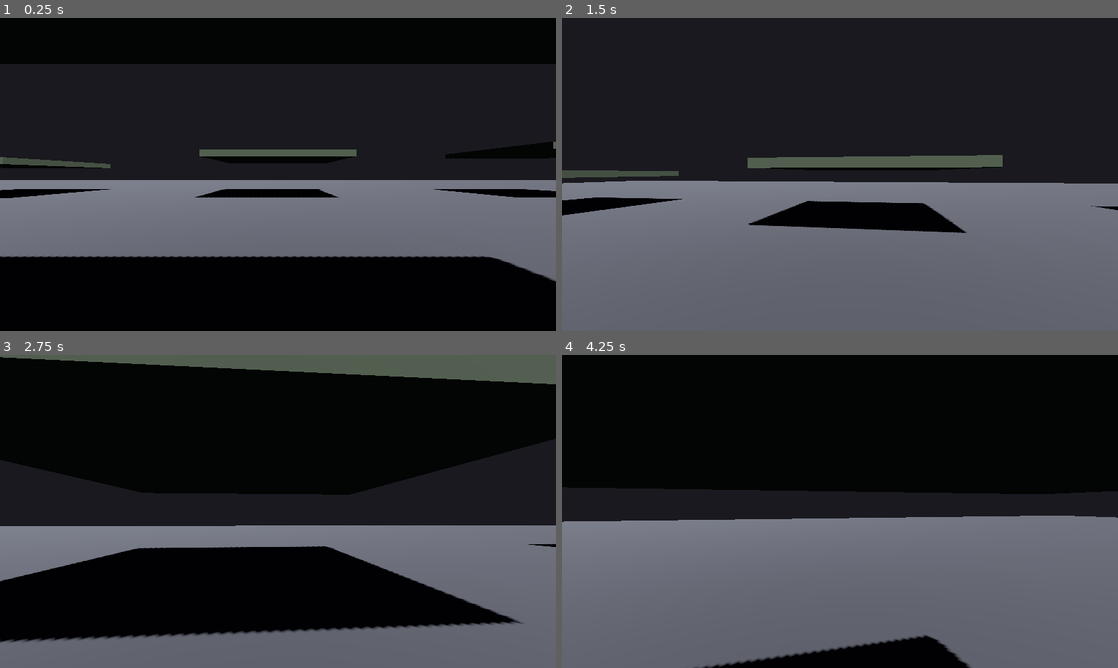
Above: before the commit, frames 1-4 (two rows, left to right).
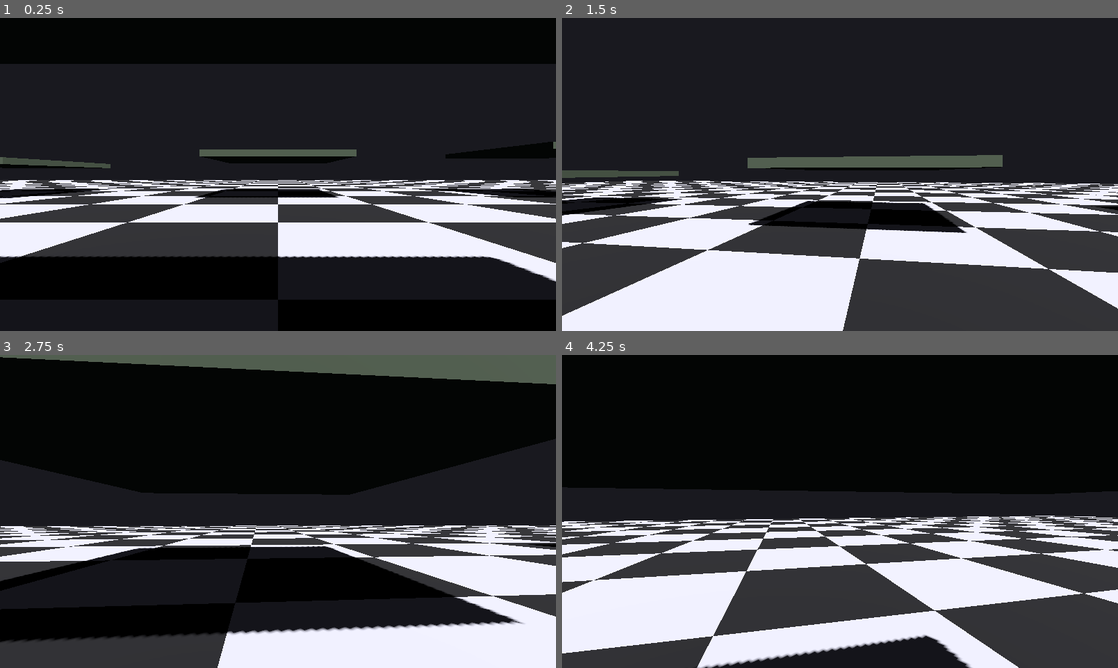
Above: after the commit, the same moments.

Repository: radomirsky/190K-G.O.P
Game: Godot game, scene res://main.tscn
Two runs of this game, one before a commit and one after it. Both use one fixed random seed, a clock stepped at 60 frames per second and the inputs below.
Inputs (mouse positions are in pixels of both pictures, inside the frame that each line leads up to):
- Up to frame 1 (0.25 s): no input
- Up to frame 2 (1.5 s): tap Enter at 0.5 s; move the mouse to (867, 174) at 0.52 s; hold W from 0.53 s (still down); tap E at 0.6, 1.35 s; click (867, 174) at 0.67 s; tap Space at 0.77 s; move the mouse to (812, 174) at 1.27 s
- Up to frame 3 (2.75 s): keep holding W; tap Space at 1.52 s; move the mouse to (289, 505) at 2.02 s; tap E at 2.1 s
- Up to frame 4 (4.25 s): keep holding W; move the mouse to (834, 517) at 2.77 s; tap E at 2.85, 3.6 s; click (834, 517) at 2.92 s; tap Space at 3.02, 3.77 s; move the mouse to (878, 514) at 3.52 s

The runs differ from the first frame. In frame 1, 24% of the frame differs, in the area x 0-100%, y 51-85%; in frame 2, 44%; in frame 3, 26%; in frame 4, 45%, in the area x 0-100%, y 51-100%.

Commit message:
Пол: шахматная клетка (шейдер по мировым координатам)
Made-with: Cursor

Diff:
--- /dev/null
+++ b/floor_checker.gdshader
@@ -0,0 +1,20 @@
+shader_type spatial;
+
+uniform vec4 color_dark : source_color = vec4(0.14, 0.14, 0.16, 1.0);
+uniform vec4 color_light : source_color = vec4(0.86, 0.86, 0.9, 1.0);
+uniform float cell_size : hint_range(0.5, 32.0) = 4.0;
+uniform float roughness : hint_range(0.0, 1.0) = 0.92;
+
+varying vec3 world_vertex;
+
+void vertex() {
+	world_vertex = (MODEL_MATRIX * vec4(VERTEX, 1.0)).xyz;
+}
+
+void fragment() {
+	vec2 xz = world_vertex.xz / cell_size;
+	float c = mod(floor(xz.x) + floor(xz.y), 2.0);
+	ALBEDO = mix(color_light.rgb, color_dark.rgb, c);
+	ROUGHNESS = roughness;
+	METALLIC = 0.0;
+}
--- a/main.tscn
+++ b/main.tscn
@@ -1,6 +1,7 @@
-[gd_scene load_steps=12 format=3 uid="uid://cfmf2gvwovbox"]
+[gd_scene load_steps=13 format=3 uid="uid://cfmf2gvwovbox"]
 
 [ext_resource type="Script" uid="uid://ccxh1c7bxjs0h" path="res://player.gd" id="1_player"]
+[ext_resource type="Shader" path="res://floor_checker.gdshader" id="2_floor_shader"]
 
 [sub_resource type="Environment" id="Environment_main"]
 background_mode = 1
@@ -9,8 +10,13 @@
 [sub_resource type="BoxMesh" id="BoxMesh_floor"]
 size = Vector3(120, 0.25, 120)
 
-[sub_resource type="StandardMaterial3D" id="StandardMaterial3D_floor"]
-albedo_color = Color(0.34, 0.35, 0.38, 1)
+[sub_resource type="ShaderMaterial" id="ShaderMaterial_floor"]
+render_priority = 0
+shader = ExtResource("2_floor_shader")
+shader_parameter/cell_size = 4.0
+shader_parameter/color_dark = Color(0.14, 0.14, 0.16, 1)
+shader_parameter/color_light = Color(0.86, 0.86, 0.9, 1)
+shader_parameter/roughness = 0.92
 
 [sub_resource type="BoxShape3D" id="BoxShape3D_floor"]
 size = Vector3(120, 0.25, 120)
@@ -55,7 +61,7 @@
 
 [node name="MeshInstance3D" type="MeshInstance3D" parent="Floor" unique_id=917887440]
 mesh = SubResource("BoxMesh_floor")
-surface_material_override/0 = SubResource("StandardMaterial3D_floor")
+surface_material_override/0 = SubResource("ShaderMaterial_floor")
 
 [node name="CollisionShape3D" type="CollisionShape3D" parent="Floor" unique_id=887709493]
 shape = SubResource("BoxShape3D_floor")
